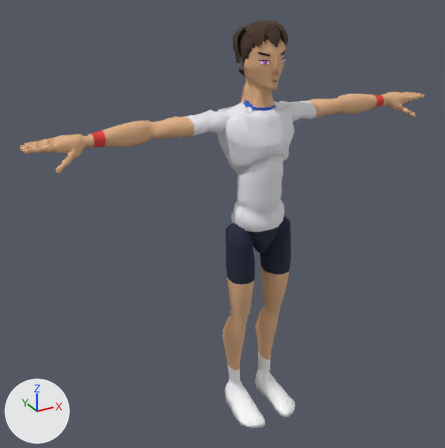
Two versions of the glTF model sweetspot/models/players/p06.glb, one commit apart.
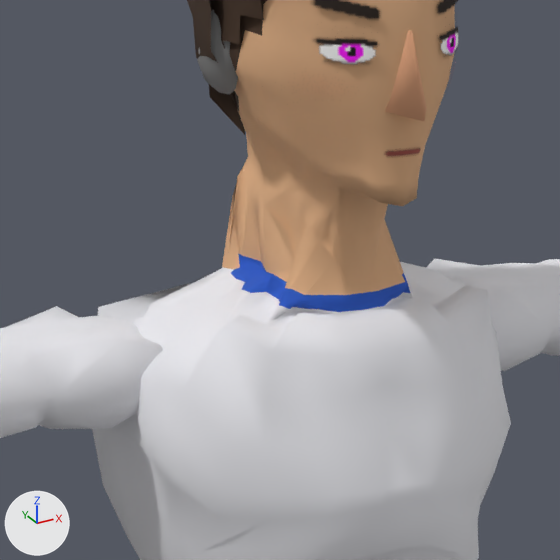
There are two pictures of each version: one whole from a camera (50 mm lens) standing at (-1.352, -2.133, 2.072) and looking at (-0.141, 0.069, 0.971), one close up on the part from 45% to 68% of the width and 12% to 35% of the height. Every picture has the same lights, and +X, +Y and +Z are marked at lower left. The last two pictures show the newer version. Vertices at exactly the same position are counted once.

Objects in the first close-up: 'Body', 'Ear.001', 'Face', 'Hair', 'Nose'.
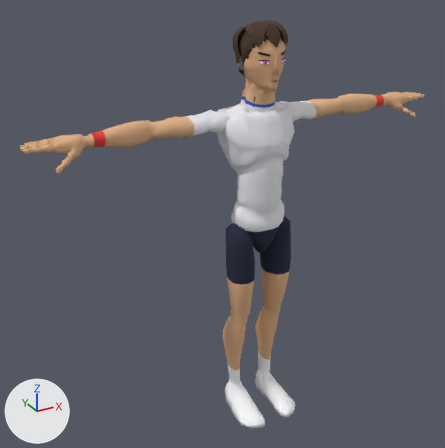
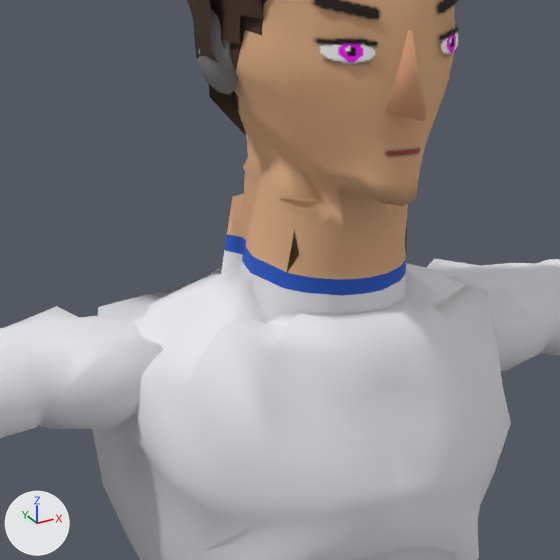
What differs and where, as boxes [x1, y1, x2, y2] in the close-ups (560 x 560 px; the box of a moved part takes in the faces that stretch with it):
part 1 of me_mannequin, moved or reshaped: before [196, 148, 440, 331]; after [196, 147, 440, 325]
part 2 of me_mannequin, surface changed: before [240, 255, 382, 303]; after [341, 281, 382, 302]

Patch to the scene script:
```diff
--- a/sweetspot/models/players/p06.glb.py
+++ b/sweetspot/models/players/p06.glb.py
@@ me_mannequin @@
 # used by ob_body; location = (0.0, 0.0, 0.0)
-me_mannequin.from_pydata(...)  # 8058 vertices, 15870 faces; spans x -0.96..0.96, y -0.21..0.13, z 0.0..1.8
+me_mannequin.from_pydata(...)  # 8062 vertices, 15878 faces; spans x -0.96..0.96, y -0.21..0.13, z 0.0..1.8
+# me_mannequin part 1: 109 vertices moved from x -0.06..0.06, y -0.05..0.05, z 1.5..1.59 to x -0.06..0.06, y -0.06..0.07, z 1.5..1.59; 104 vertices removed from x -0.07..0.07, y -0.05..0.05, z 1.48..1.57; 108 vertices added at x -0.06..0.06, y -0.05..0.06, z 1.48..1.57
+# me_mannequin part 2: 15 kept faces spanning x -0.05..0.02, y -0.05..0.04, z 1.5..1.52 get new texture (UV) coordinates
 me_mannequin.materials.append(mat_palette)
```
